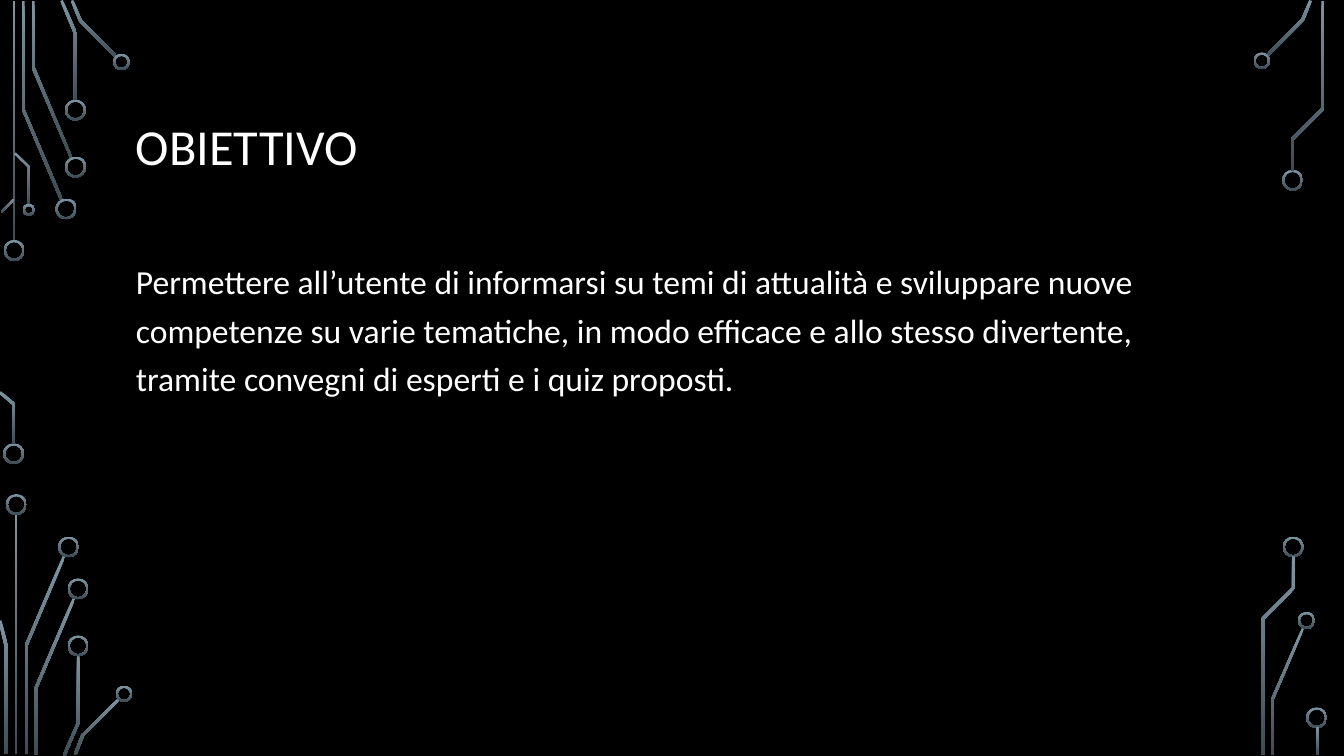
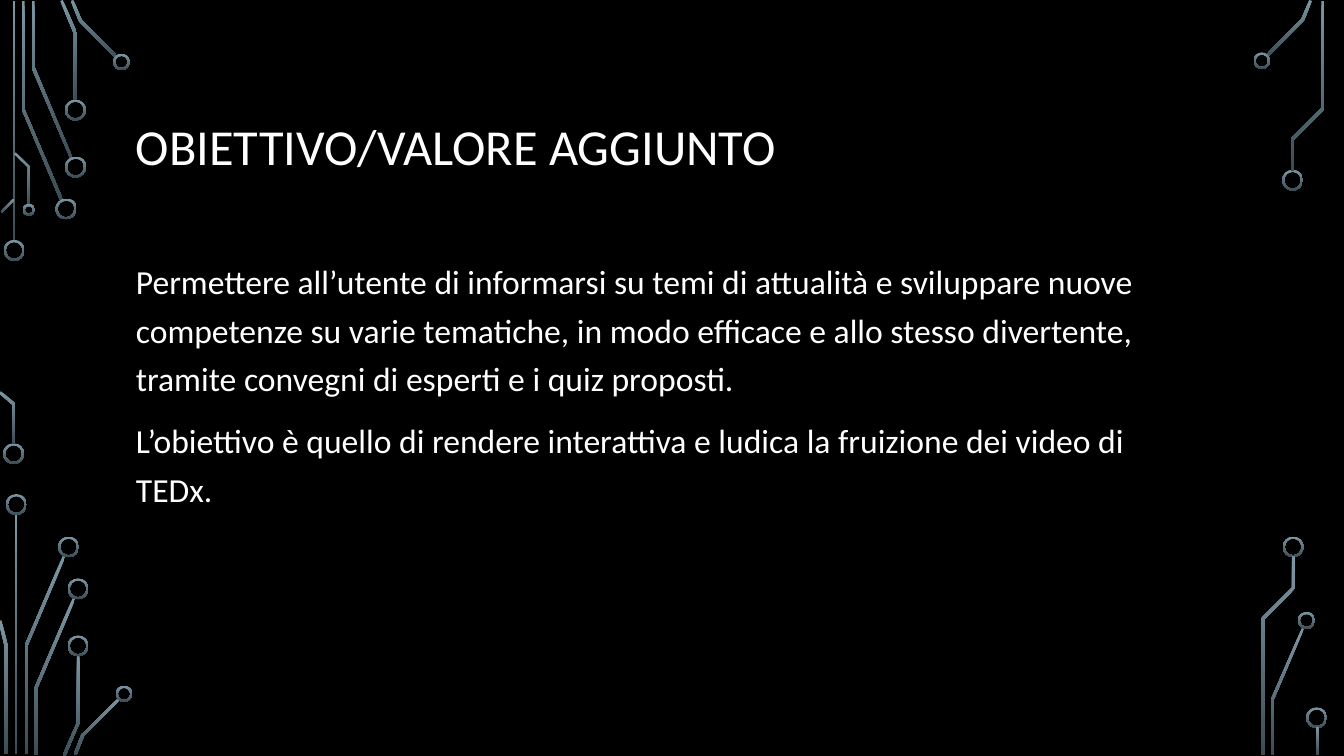
Before and after one commit to carraraFederico/TEDxLearn_ProgettoCloudMobile_2024, a slide deck: slide 3 of TEDxLearn.pptx. Drawn at 1344x756 pixels with LibreOffice and Linux fonts; fonts in the diff are those of the drawing; background and template pictures are left out. Boxes give left, top, right and bottom in pixels: in the first picture for what was removed or moved away, otherwise in the second. Text is boxed around its words. In the diff, an @@ line names an element or a change of style, - is before the commit and + after.

```diff
--- a/TEDxLearn.pptx
+++ b/TEDxLearn.pptx
@@ title at [136,130,775,167]: text changed @@
-OBIETTIVO
+OBIETTIVO/VALORE AGGIUNTO
@@ text at [136,429,1123,503]: paragraph added @@
+L’obiettivo è quello di rendere interattiva e ludica la fruizione dei video di TEDx.
```
Also in this commit, not shown: 1 other slide changed.
